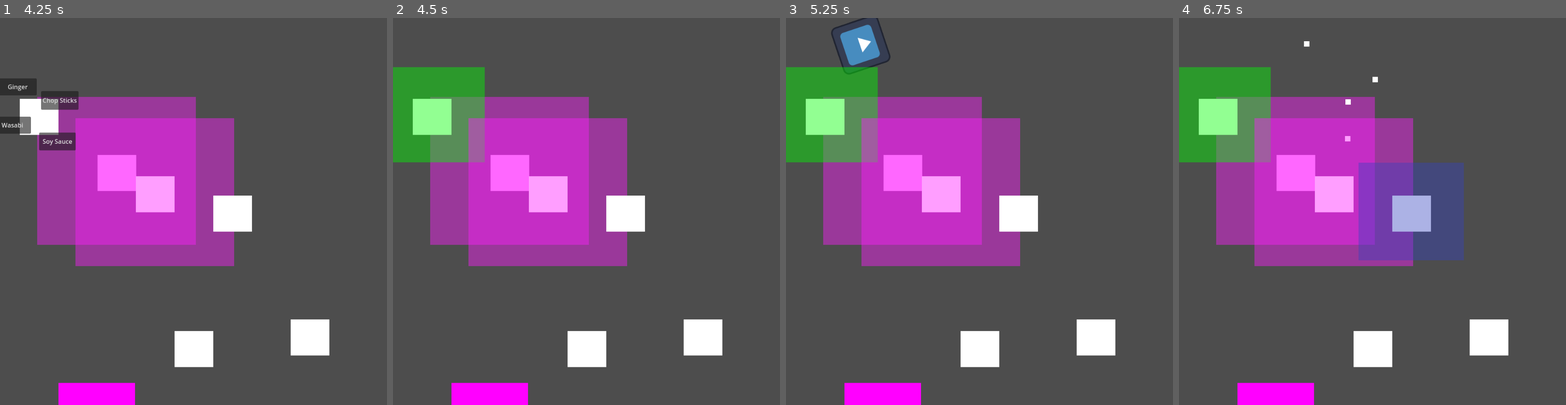
Above: before the commit, frames 1-4 (left to right).
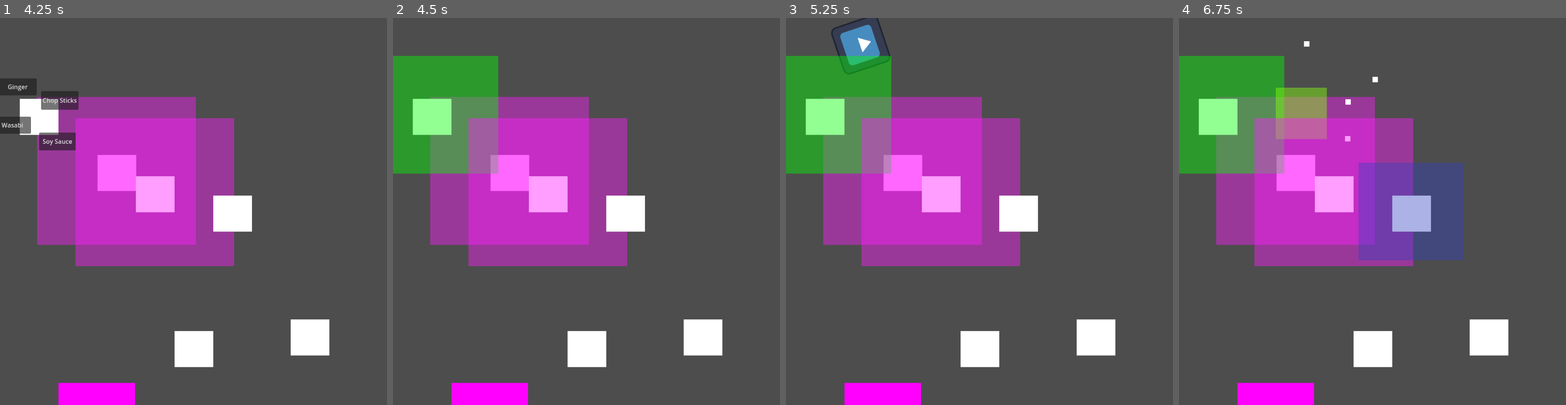
Above: after the commit, the same moments.

Repository: john9francis/sushi-attack
Game: Godot game, scene res://scripts/main.tscn
Same seed, same stepped clock (60 frames per second), same inputs: the game is played once before the commit and once after it. The engine's default icon, where the game draws it, is replaced by a stand-in: a white triangle on a blue panel in a dark square.
Inputs (mouse positions are in pixels of both pictures, inside the frame that each line leads up to):
- Up to frame 1 (4.25 s): tap Enter at 0.5 s; move the mouse to (119, 172) at 0.52 s; press the mouse at (119, 172) at 0.53 s; release the mouse at (119, 172) at 1.25 s; click "Chop Sticks" at 1.25 s; click "Soy Sauce" at 2 s; click "Ginger" at 2.75 s; tap Space at 3.5 s; move the mouse to (38, 114) at 3.52 s; click (38, 114) at 3.6 s
- Up to frame 2 (4.5 s): click "Wasabi" at 4.25 s
- Up to frame 3 (5.25 s): tap Enter at 5 s; move the mouse to (940, 192) at 5.02 s; press the mouse at (940, 192) at 5.03 s
- Up to frame 4 (6.75 s): move the mouse to (1411, 211) at 5.77 s; release the mouse at (1411, 211) at 5.78 s; click (1411, 211) at 5.85 s; click "Chop Sticks" at 6.5 s

Frame 1 is identical in both runs. In frame 2, 2.5% of the frame differs, in the area x 0-28%, y 9-41%; in frame 3, 2.5%; in frame 4, 4.0%, in the area x 0-39%, y 9-41%.

Commit message:
wasabi tower now leaves behind wasabi bombs

Diff:
--- a/scripts/w_tower.gd
+++ b/scripts/w_tower.gd
@@ -8,6 +8,7 @@
 # Called when the node enters the scene tree for the first time.
 func _ready():
 	tracker = TrackerScene.instantiate()
+	add_child(tracker)
 	pass # Replace with function body.
 
 
@@ -21,10 +22,20 @@
 func _on_area_entered(area):
 	if area.is_in_group("Enemies"):
 		tracker.set_area(area)
-	pass # Replace with function body.
+		$ShootTimer.start()
 
 
 func _on_area_exited(area):
 	if area.is_in_group("Enemies"):
 		tracker.unset_area()
-	pass # Replace with function body.
+		$ShootTimer.stop()
+
+
+func _on_shoot_timer_timeout():
+	var enemyGlobalPosition = tracker.get_target_pos()
+	var enemyLocalPosition = to_local(enemyGlobalPosition)
+
+	var explosion = ExplosionScene.instantiate()
+	explosion.position = enemyLocalPosition
+
+	add_child(explosion)
--- a/scripts/w_tower.tscn
+++ b/scripts/w_tower.tscn
@@ -5,7 +5,7 @@
 [ext_resource type="PackedScene" uid="uid://dy24dsqxtdl4w" path="res://scripts/tracker.tscn" id="3_neo51"]
 
 [sub_resource type="CircleShape2D" id="CircleShape2D_ocx2a"]
-radius = 182.011
+radius = 243.002
 
 [sub_resource type="CanvasTexture" id="CanvasTexture_jc4xd"]
 
@@ -19,10 +19,11 @@
 
 [node name="Sprite2D" type="Sprite2D" parent="."]
 modulate = Color(0, 1, 0, 0.427451)
-scale = Vector2(273.391, 246.047)
+scale = Vector2(343.695, 303.023)
 texture = SubResource("CanvasTexture_jc4xd")
 
 [node name="ShootTimer" type="Timer" parent="."]
 
 [connection signal="area_entered" from="." to="." method="_on_area_entered"]
 [connection signal="area_exited" from="." to="." method="_on_area_exited"]
+[connection signal="timeout" from="ShootTimer" to="." method="_on_shoot_timer_timeout"]
